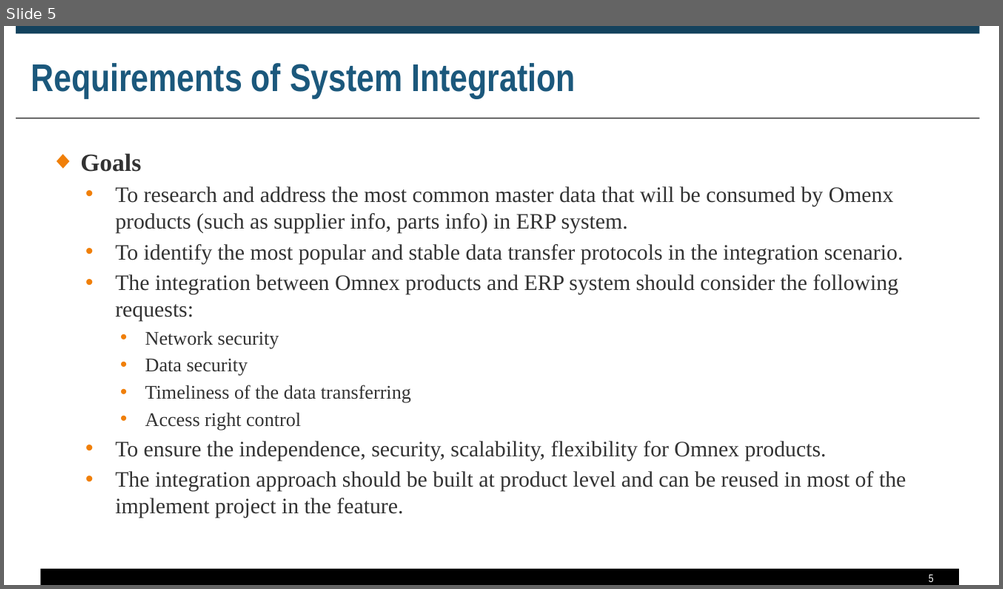
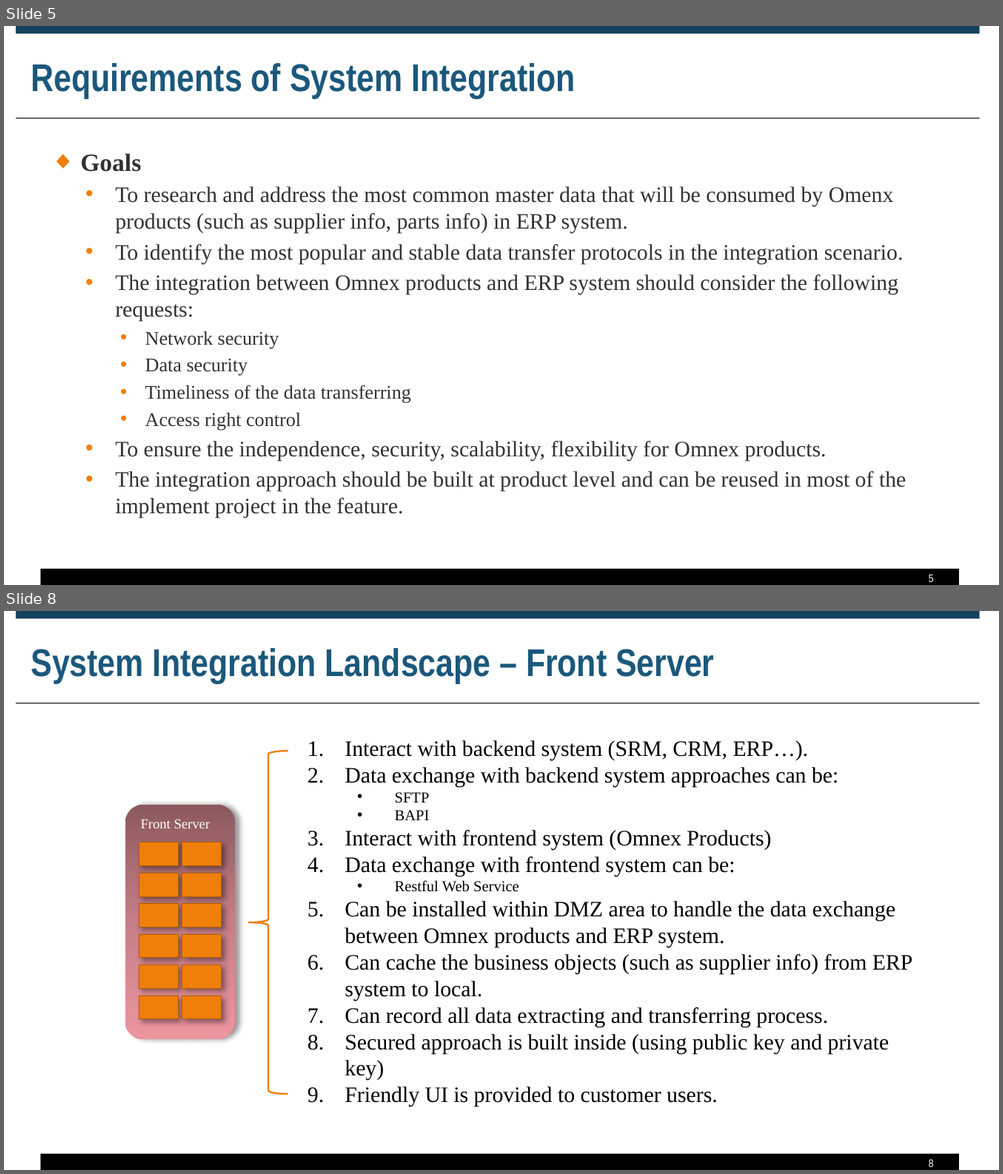
Before and after one commit to zyw9963/YFVE-supplier-portal, a slide deck: projects/ERP Integration/Proposal for System Integraiton.pptx. Shown one above the other, each under a label of ours: slide 5 before the commit, slides 5 and 8 after it; the slides between them are not shown. The pictures are 1003x589 and 1003x1174 pixels, drawn with LibreOffice and Linux fonts; fonts in the diff are those of the drawing. Boxes give left, top, right and bottom in pixels: in the first picture for what was removed or moved away, otherwise in the second. Text is boxed around its words. In the diff, an @@ line names an element or a change of style, - is before the commit and + after.

```diff
--- a/projects/ERP Integration/Proposal for System Integraiton.pptx
+++ b/projects/ERP Integration/Proposal for System Integraiton.pptx
@@ slide 8 added at box(4, 611, 999, 1170), background #FFFFFF; not listed: 3 template elements that a slide beside it also shows @@
@@ title added at box(31, 648, 714, 684), 28 pt, text #1B587C, bold @@
+System Integration Landscape – Front Server
@@ text added at box(344, 741, 913, 1107), 16 pt, text #000000 @@
+1. Interact with backend system (SRM, CRM, ERP…).
+2. Data exchange with backend system approaches can be:
+  • SFTP
+  • BAPI
+3. Interact with frontend system (Omnex Products)
+4. Data exchange with frontend system can be:
+  • Restful Web Service
+5. Can be installed within DMZ area to handle the data exchange between Omnex products and ERP system.
+6. Can cache the business objects (such as supplier info) from ERP system to local.
+7. Can record all data extracting and transferring process.
+8. Secured approach is built inside (using public key and private key)
+9. Friendly UI is provided to customer users.
@@ left brace added at box(249, 752, 287, 1094), outline #F07F09 1.25 pt @@
@@ group added at box(125, 805, 235, 1039): 12 rectangles, 1 rounded rectangle @@
+Front Server
@@ page number added at box(928, 1159, 933, 1167), 8 pt, text #FFFFFF @@
+8
```
Also in this commit, not shown: 1 slide changed, 5 other slides added.
